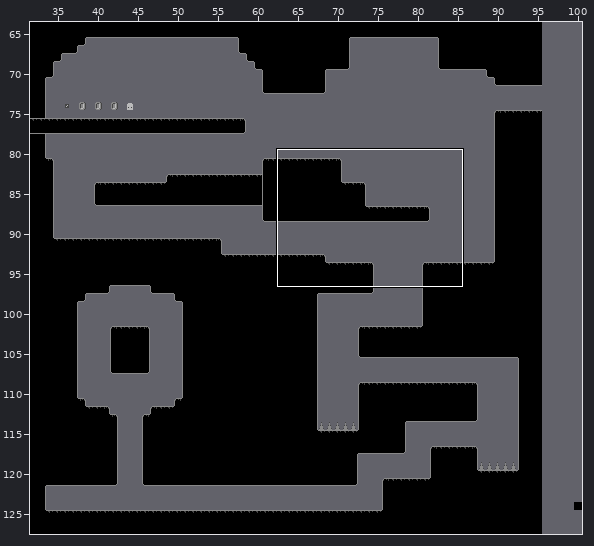
Tiled map (JSON): maps/map.json. Above, an overview of the earlier version with the close-up marked.
Close-up. Before the edit:
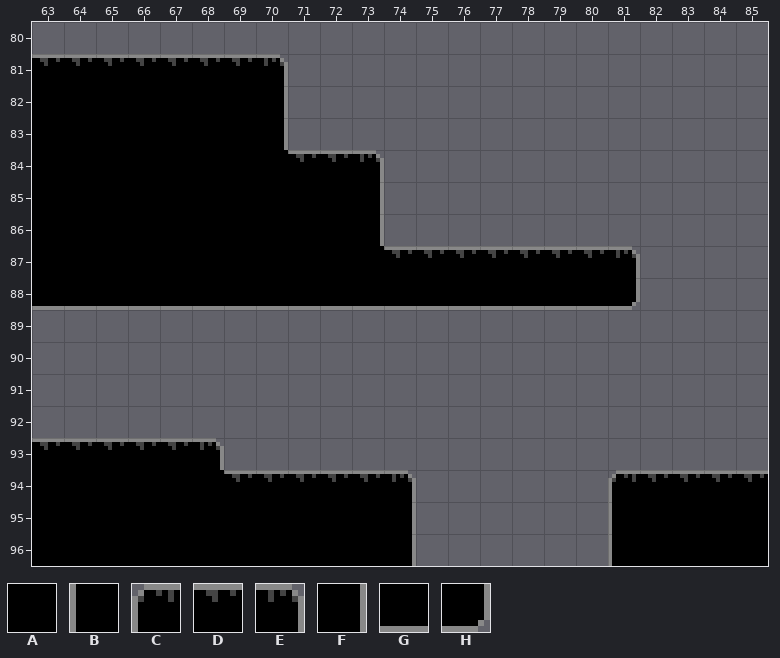
Cells are 8x8 px. Shown: x 63..85, y 80..96. The commit also changed other parts of the map, which this record leaves out. The old version is drawn lined up with the new one.
Key: from "tileset": A 0, B 1, C 2, D 3, E 4, F 9, G 11, H 12.
_ is an empty cell.
Layer "main" before, first column x 63:
80 _______________________
81 DDDDDDDE_______________
82 AAAAAAAF_______________
83 AAAAAAAF_______________
84 AAAAAAAADDE____________
85 AAAAAAAAAAF____________
86 AAAAAAAAAAF____________
87 AAAAAAAAAAADDDDDDDE____
88 GGGGGGGGGGGGGGGGGGH____
89 _______________________
90 _______________________
91 _______________________
92 _______________________
93 DDDDDE_________________
94 AAAAAADDDDDE______CDDDD
95 AAAAAAAAAAAF______BAAAA
96 AAAAAAAAAAAF______BAAAA
The result:
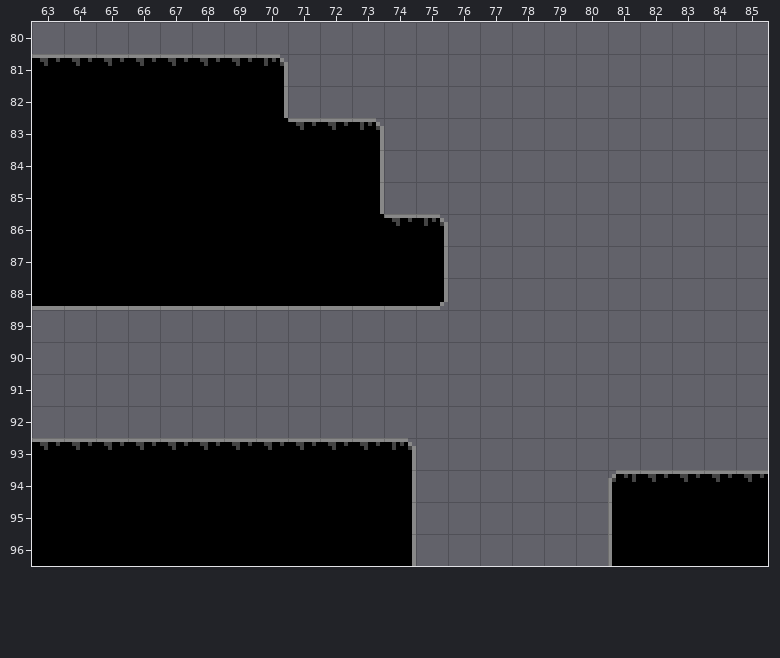
The edit:
Changed rows in their new state; . is an unchanged cell.
everything moved by +32,+64 cells (the old picture is shown already moved)
Layer "main":
first column x 70:
83 ADDE........
84 .AAF........
86 ...ADE......
87 ....AF______
88 .....H______
first column x 68:
93 DDDDDDE
94 .AAAAAF
